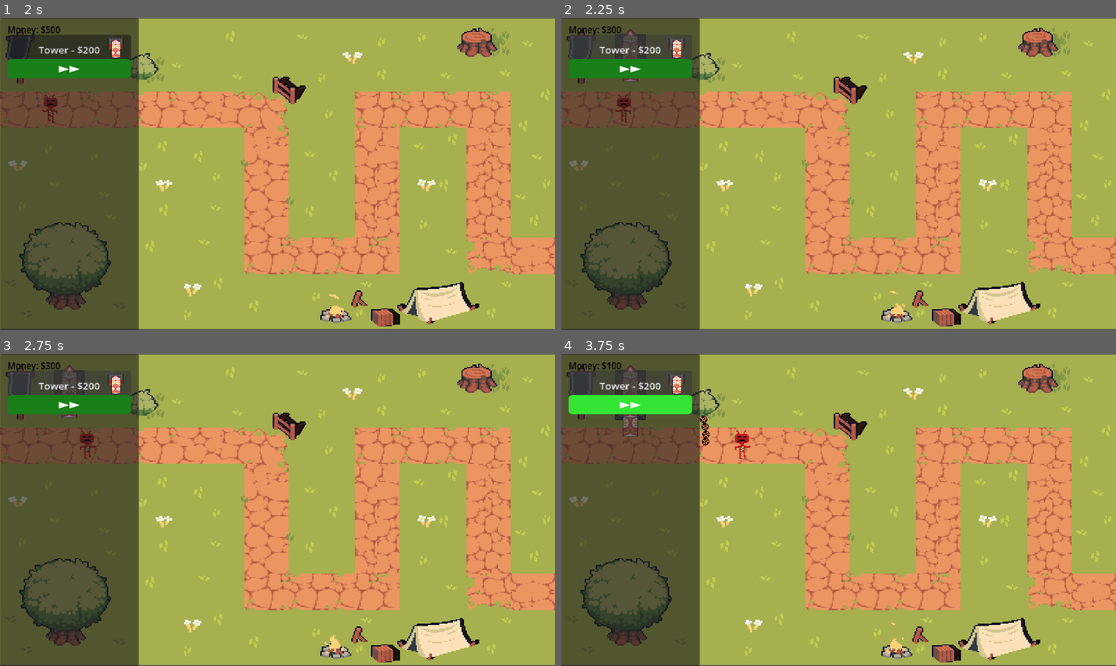
Above: before the commit, frames 1-4 (two rows, left to right).
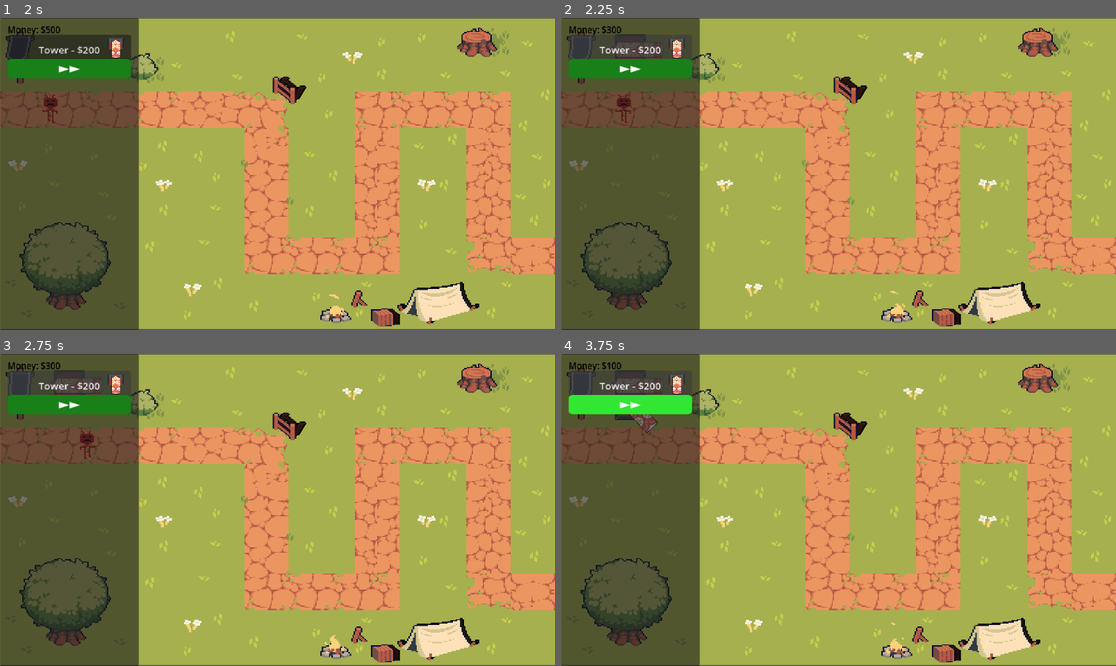
Above: after the commit, the same moments.

Repository: Matthewfrogman/Battle_towers
Game: Godot game, scene res://scenes/main_menu.tscn
Same seed, same stepped clock (60 frames per second), same inputs: the game is played once before the commit and once after it.
Inputs:
- Up to frame 1 (2 s): click "PLAY" at 0.5 s; click "PLAY" at 1.25 s
- Up to frame 2 (2.25 s): click "Tower - $200" at 2 s
- Up to frame 3 (2.75 s): no input
- Up to frame 4 (3.75 s): click "▶▶" at 2.75 s; click "Tower - $200" at 3.5 s

Frame 1 is identical in both runs. In frame 2, 0.2% of the frame differs, in the area x 9-19%, y 3-21%; in frame 3, 0.2%; in frame 4, 0.7%, in the area x 9-35%, y 3-34%.

Commit message:
Fixed everything

Diff:
--- a/Towers/Bullets/bullet.gd
+++ b/Towers/Bullets/bullet.gd
@@ -2,10 +2,6 @@
 
 var move: Vector2
 var damage: int
-
-func _ready() -> void:
-	#print("test")
-	pass
 
 func _process(delta: float) -> void:
 	position += Vector2(move[0]*delta, move[1]*delta)
--- a/Towers/basic_tower.gd
+++ b/Towers/basic_tower.gd
@@ -1,9 +1,10 @@
 extends Tower
+
 
 func _process(delta: float) -> void:
 	super(delta)
 	if mode == "placed":
-		#print(rad_to_deg(angle))
-		#cannon_scene.rotation = rad_to_deg(angle)
-		#print(cannon_scene.rotation)
-		pass
+
+		cannon_scene.rotation = angle
+		#an extra option if needed
+		#cannon_scene.look_at(lookingat)
--- a/Towers/basic_tower.tscn
+++ b/Towers/basic_tower.tscn
@@ -3,12 +3,16 @@
 [ext_resource type="PackedScene" uid="uid://c86a6pav5hv4v" path="res://Towers/tower.tscn" id="1_qv87q"]
 [ext_resource type="Texture2D" uid="uid://dnufllpevmtkr" path="res://Towers/Images/Firecracker_Base.png" id="2_2rreo"]
 [ext_resource type="Script" uid="uid://cads5qf172tum" path="res://Towers/basic_tower.gd" id="2_3uhwj"]
-[ext_resource type="Texture2D" uid="uid://fqy2ybb60teh" path="res://Towers/Images/Firecracker_Cannon.png" id="3_3uhwj"]
 [ext_resource type="PackedScene" uid="uid://bykqnehxqsnsn" path="res://Towers/Bullets/fireball.tscn" id="3_5l8tq"]
+[ext_resource type="Texture2D" uid="uid://ceq5xxnaw3agm" path="res://Towers/Images/Firecracker_Cannon-export.png" id="5_5l8tq"]
 
 [node name="Basic_Tower" unique_id=598119214 instance=ExtResource("1_qv87q")]
 script = ExtResource("2_3uhwj")
 range = 5
+cooldown = 0.1
+attack = 10
+projectiles = 15
+bullet_speed = 500
 bullet_scene = ExtResource("3_5l8tq")
 
 [node name="Footprint" parent="." index="0" unique_id=2093572891]
@@ -18,8 +22,8 @@
 texture = ExtResource("2_2rreo")
 
 [node name="Cannon" parent="." index="4" unique_id=1115548727]
-texture = ExtResource("3_3uhwj")
-offset = Vector2(0, 16)
+texture = ExtResource("5_5l8tq")
+offset = Vector2(16, 0)
 
 [node name="Marker2D" parent="Cannon" index="0" unique_id=1260253367]
-position = Vector2(0, 67)
+position = Vector2(67, 0)
--- a/Towers/tower.gd
+++ b/Towers/tower.gd
@@ -18,6 +18,9 @@
 @export var sees_camo: bool = false
 @export var bullet_scene: PackedScene
 
+var sees_enemy: bool
+#the position of the enemy its looking at V
+var lookingat: Vector2
 var canshoot = false
 #either hover or placed. If its hovering itll follow the mouse, otherwise itll shoot
 var mode = "hover"
@@ -40,17 +43,19 @@
 	if mode == "placed":
 		#get the difference between x and y coords with the closest enemy
 		#gives us an angle in radians!!
-		#print(range_scene.get_overlapping_bodies())
 		for enemy in range_scene.get_overlapping_bodies():
-			var adj = position.x - enemy.position.x
-			var opp = position.y - enemy.position.y
-			print(enemy.position)
+			var adj = global_position.x - enemy.global_position.x
+			var opp = global_position.y - enemy.global_position.y
 			var hyp = (adj**2 + opp**2)**0.5
-			angle = atan2(-opp, adj)
-			#print(-opp, " ", adj)
-			#print(hyp)
-		if canshoot == true:
-			shoot(delta, bullet_speed, angle, "angled", 5)
+			angle = atan2(-opp, -adj)
+			lookingat = enemy.global_position
+
+		if len(range_scene.get_overlapping_bodies()) > 0:
+			sees_enemy = true
+			#timer.start()
+		else: sees_enemy = false
+
+		if canshoot and sees_enemy: shoot(delta, bullet_speed, angle, "angled", projectiles)
 
 
 #PLANS FOR THIS:
Binary file added: Towers/Images/Firecracker_Cannon-export.png
Not shown, added: Towers/Images/Firecracker_Cannon-export.png.import
